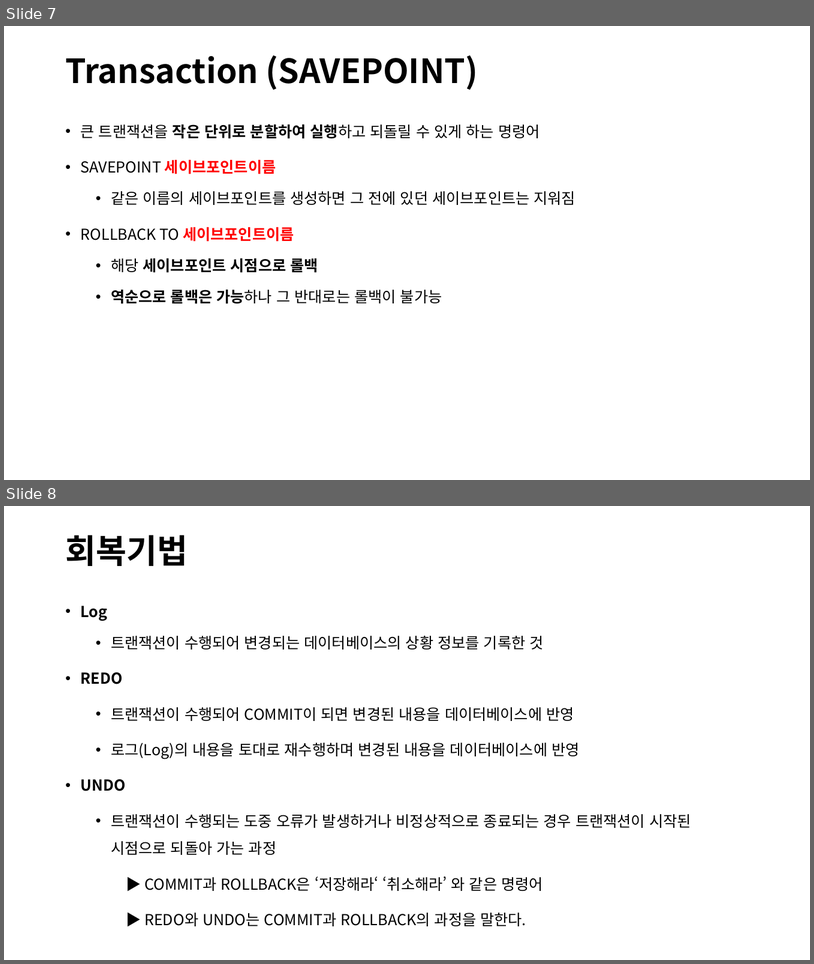
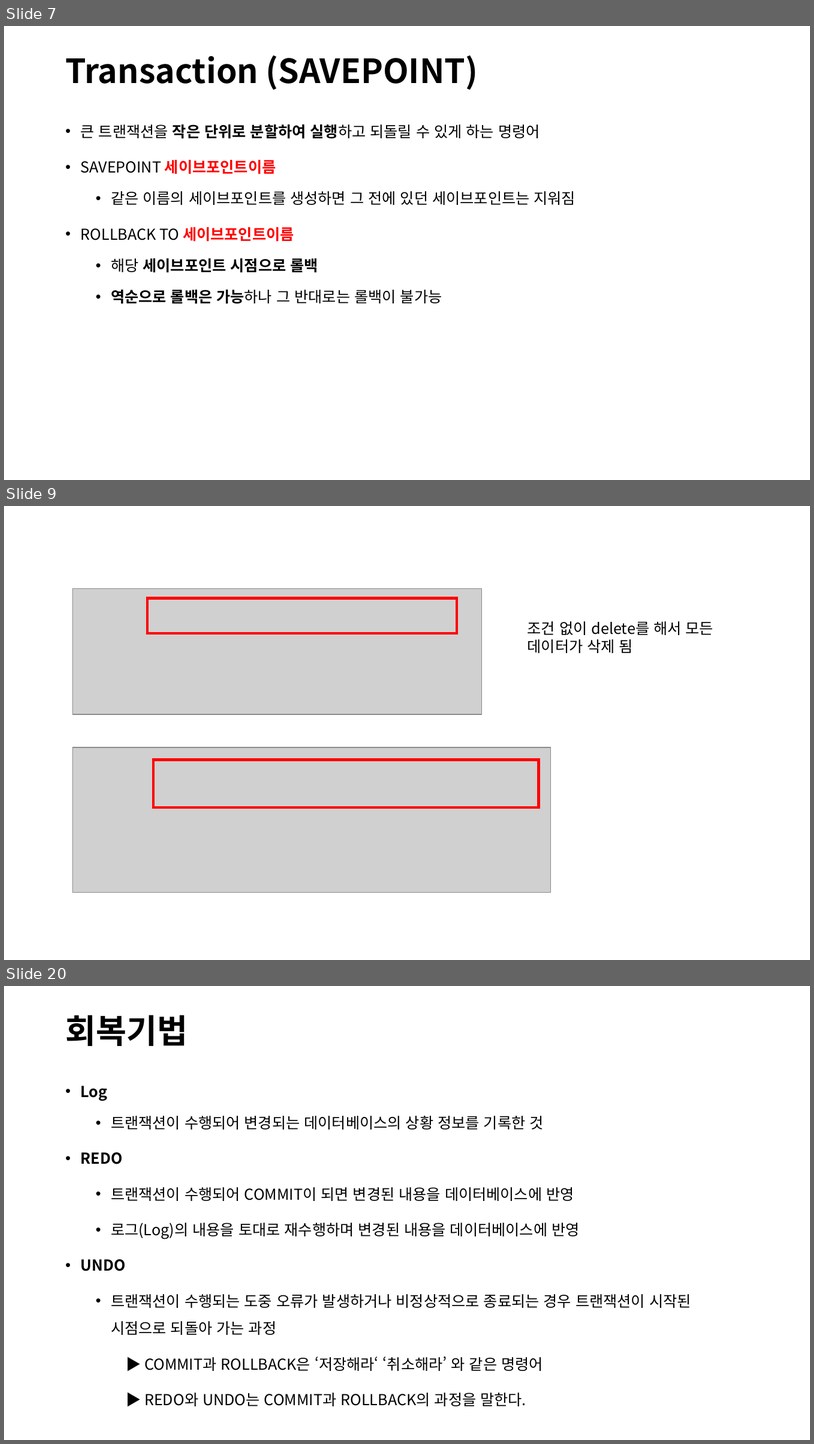
Before and after one commit to lhs501/mirim, a slide deck: 8-SQL-TCL_-_Transaction.pptx. Shown one above the other, each under a label of ours: slides 7 and 8 before the commit, slides 7, 9 and 20 after it; the slides between them are not shown. The pictures are 814x964 and 814x1444 pixels, drawn with LibreOffice and Linux fonts; fonts in the diff are those of the drawing; grey boxes stand for pictures. Boxes give left, top, right and bottom in pixels: in the first picture for what was removed or moved away, otherwise in the second. Text is boxed around its words. In the diff, an @@ line names an element or a change of style, - is before the commit and + after.

```diff
--- a/8-SQL-TCL_-_Transaction.pptx
+++ b/8-SQL-TCL_-_Transaction.pptx
@@ slide 9 added at [4,506,810,960], background #FFFFFF @@
@@ picture added at [73,588,482,714] @@
@@ rectangle added at [147,598,457,633], outline #FF0000 3 pt @@
@@ text added at [528,621,714,653], 18 pt, text #000000 @@
+조건 없이 delete를 해서 모든 데이터가 삭제 됨
@@ picture added at [73,747,551,892] @@
@@ rectangle added at [153,759,539,807], outline #FF0000 3 pt @@
@@ what was slide 8 is now slide 20 @@
```
Also in this commit, not shown: 11 other slides added.
